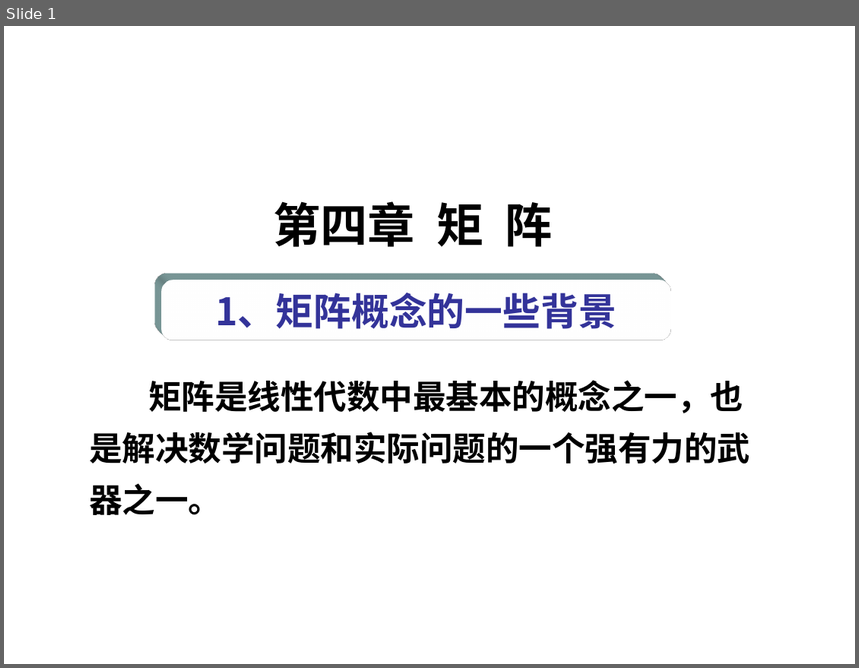
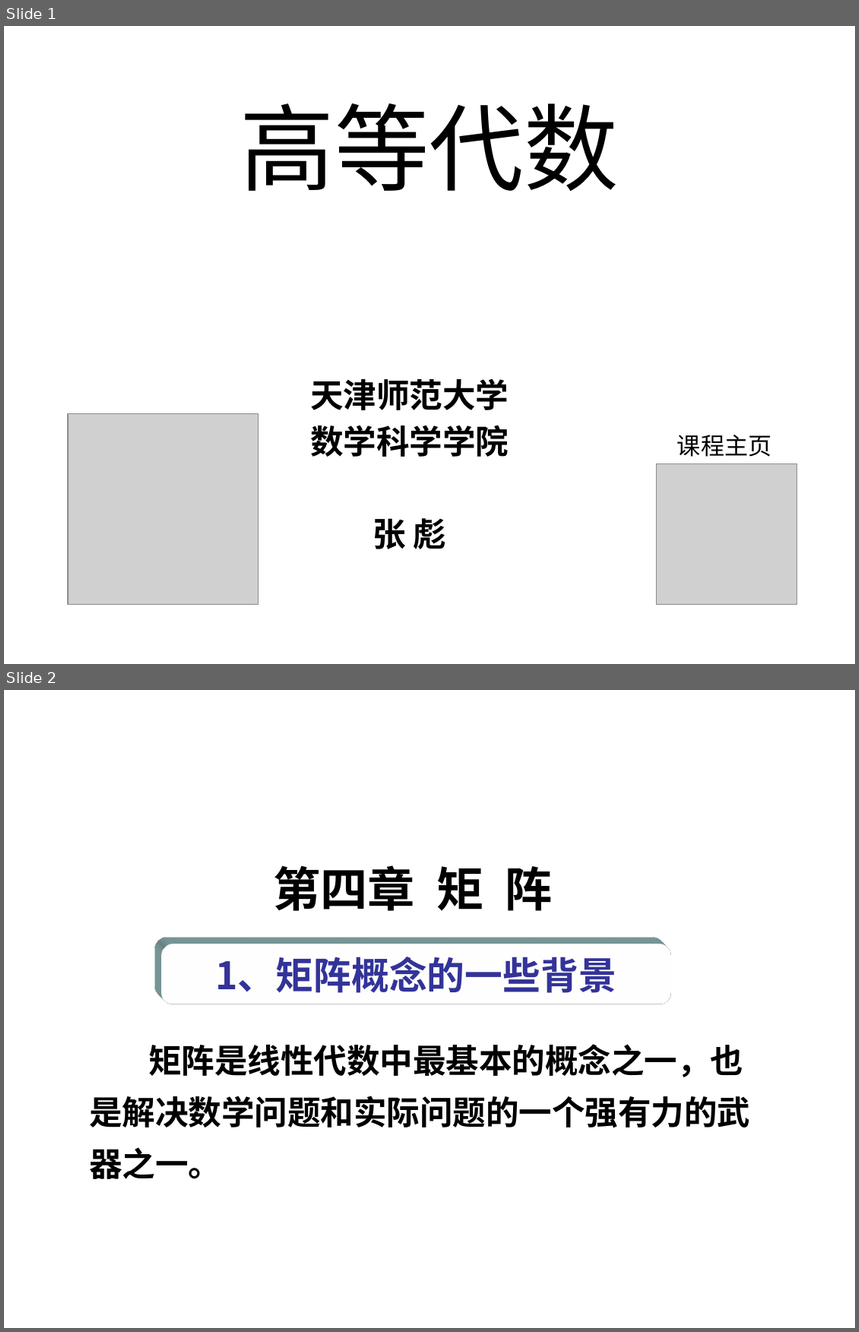
Before and after one commit to zhangbiaomath/zhangbiaomath.github.io, a slide deck: teaching/gaodai/ch4/高等代数第4章-矩阵.pptx. Shown one above the other, each under a label of ours: slide 1 before the commit, slides 1 and 2 after it. The pictures are 859x668 and 859x1332 pixels, drawn with LibreOffice and Linux fonts; fonts in the diff are those of the drawing; grey boxes stand for pictures. Boxes give left, top, right and bottom in pixels: in the first picture for what was removed or moved away, otherwise in the second. Text is boxed around its words. In the diff, an @@ line names an element or a change of style, - is before the commit and + after.

```diff
--- a/teaching/gaodai/ch4/高等代数第4章-矩阵.pptx
+++ b/teaching/gaodai/ch4/高等代数第4章-矩阵.pptx
@@ slide 1 added at bbox=[4, 26, 855, 664], background #FFFFFF @@
@@ text added at bbox=[240, 104, 619, 191], 80 pt, text #000000 @@
+高等代数
@@ text added at bbox=[310, 379, 509, 550], 28 pt, text #000000, bold @@
+天津师范大学
+数学科学学院
+张 彪
@@ picture added at bbox=[68, 414, 259, 605] @@
@@ text added at bbox=[677, 435, 772, 457], 20 pt, text #000000 @@
+课程主页
@@ picture added at bbox=[656, 465, 797, 605] @@
@@ what was slide 1 is now slide 2 @@
```
Also in this commit, not shown: 2 other files.
